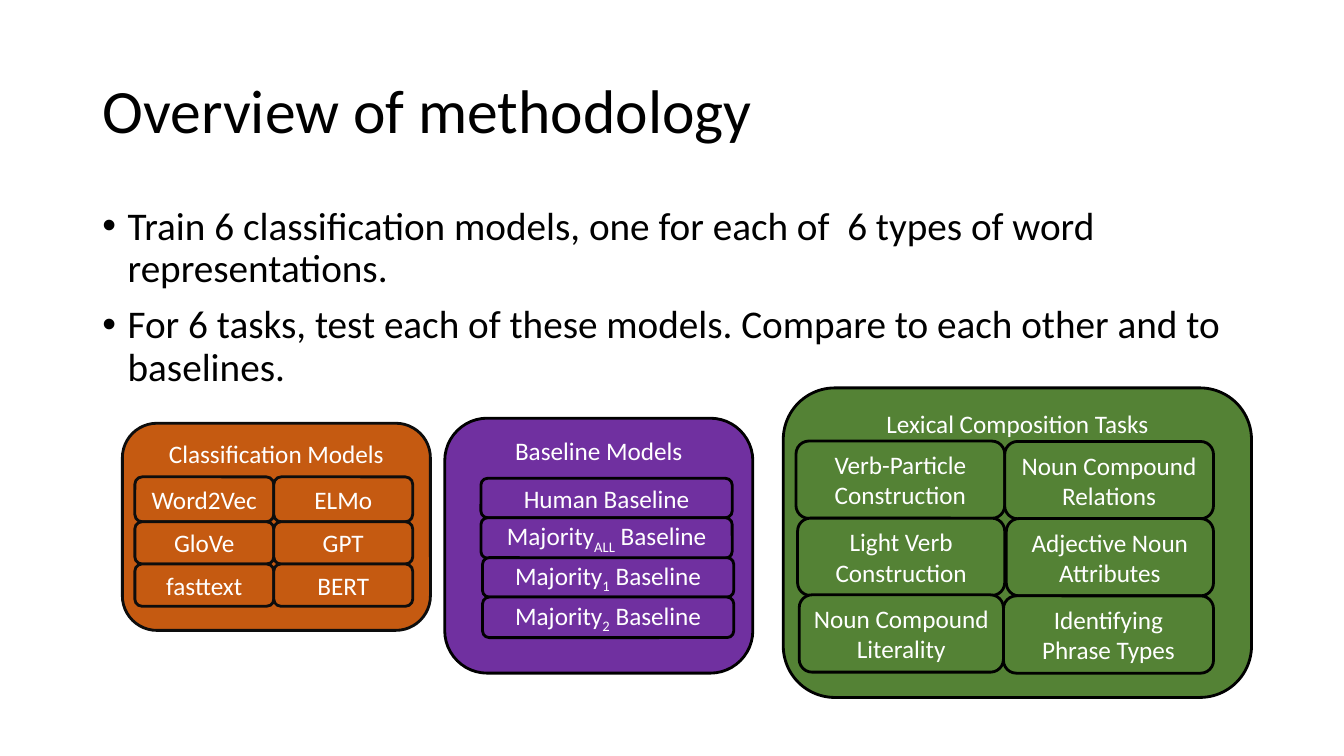
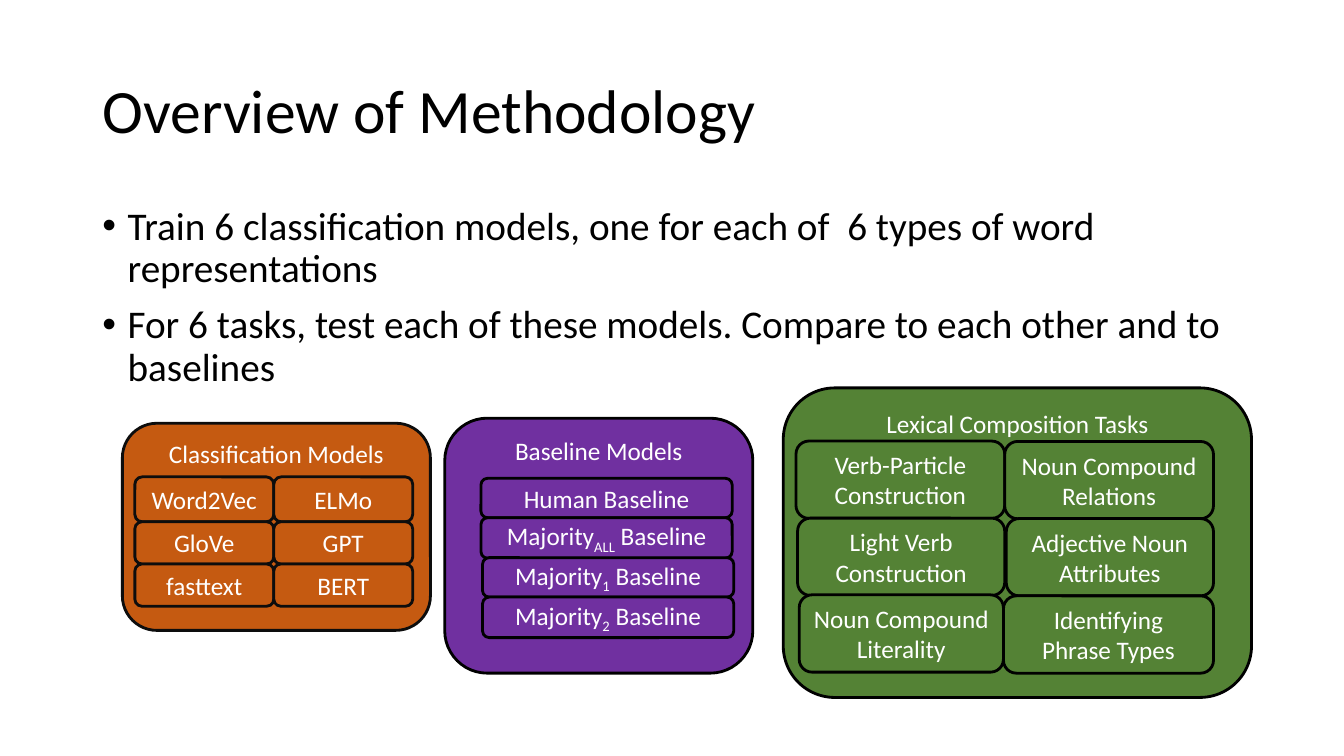
Before and after one commit to spacemanidol/AnalyzingNeuralLanguageModelsGroup1, a slide deck: slide 13 of PaperPresentation02202020.pptx (slide 15 before the commit). Drawn at 1344x756 pixels with LibreOffice and Linux fonts; fonts in the diff are those of the drawing. Boxes give left, top, right and bottom in pixels: in the first picture for what was removed or moved away, otherwise in the second. Text is boxed around its words. In the diff, an @@ line names an element or a change of style, - is before the commit and + after.

```diff
--- a/PaperPresentation02202020.pptx
+++ b/PaperPresentation02202020.pptx
@@ title at box(102, 90, 755, 144): text changed @@
-Overview of methodology
+Overview of Methodology
@@ text at box(128, 212, 1219, 382): text changed @@
-• Train 6 classification models, one for each of 6 types of word representations.
-• For 6 tasks, test each of these models. Compare to each other and to baselines.
+• Train 6 classification models, one for each of 6 types of word representations
+• For 6 tasks, test each of these models. Compare to each other and to baselines
```
Also in this commit, not shown: 18 other slides changed, 22 slides added, 11 slides removed.
